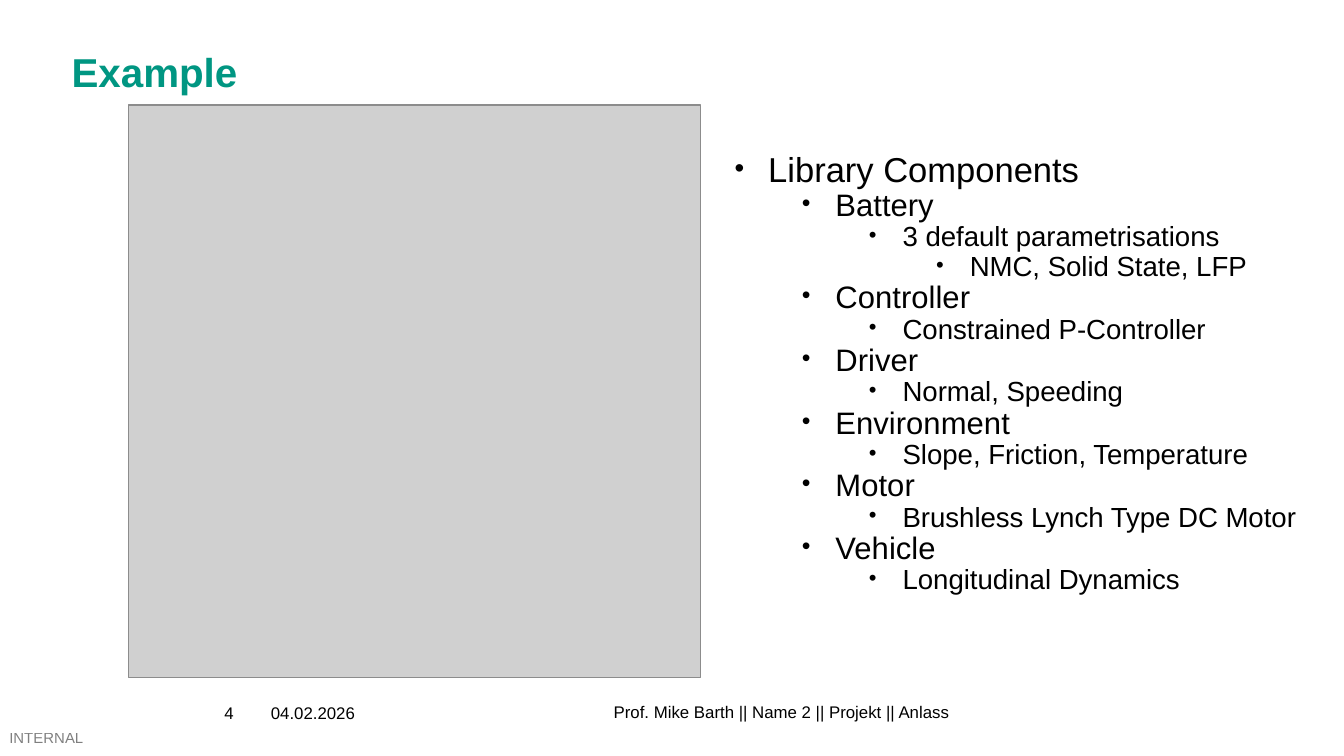
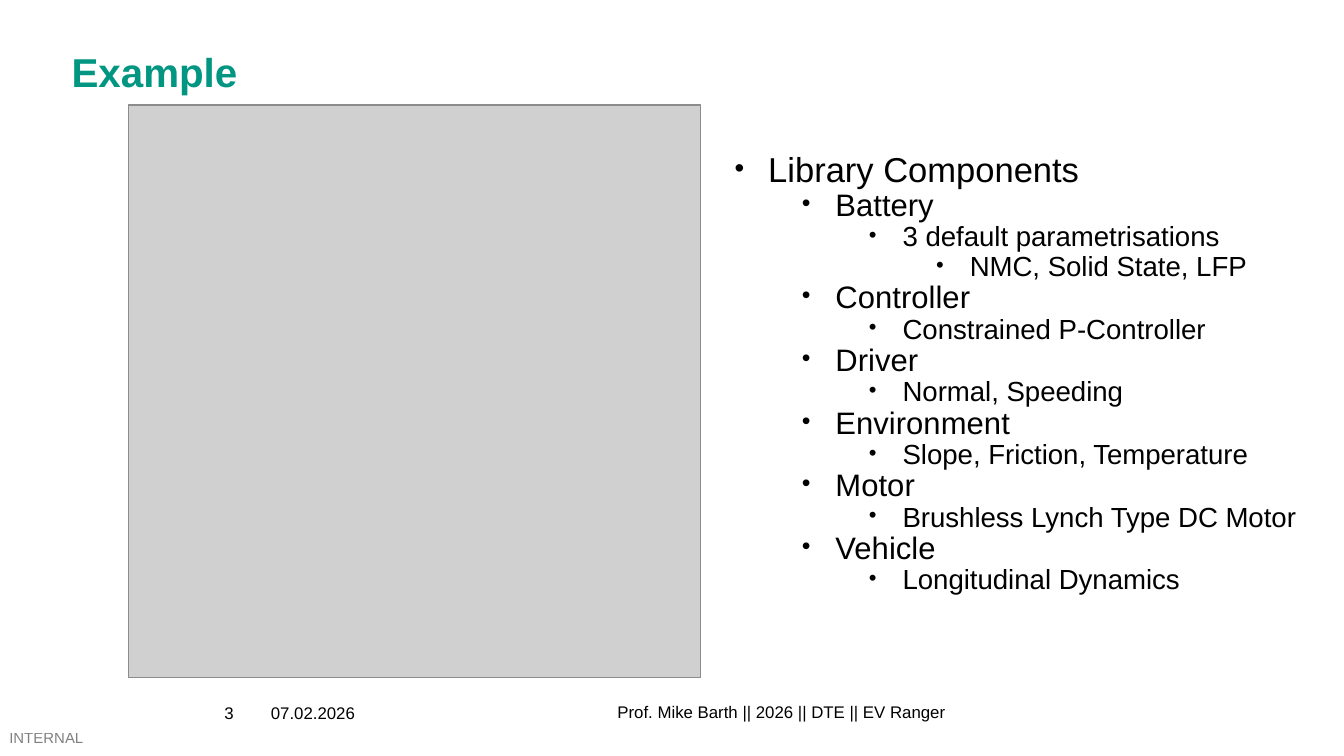
Before and after one commit to Coraku/Digital-Twin, a slide deck: slide 3 of Slides.pptx (slide 4 before the commit). Drawn at 1344x756 pixels with LibreOffice and Linux fonts; fonts in the diff are those of the drawing; grey boxes stand for pictures; background and template pictures are left out. Boxes give left, top, right and bottom in pixels: in the first picture for what was removed or moved away, otherwise in the second. Text is boxed around its words. In the diff, an @@ line names an element or a change of style, - is before the commit and + after.

Commit message:
Updated Slides

```diff
--- a/Slides.pptx
+++ b/Slides.pptx
@@ page number at box(224, 707, 233, 719): text changed @@
-4
+3
@@ text at box(271, 707, 355, 719): text changed @@
-04.02.2026
+07.02.2026
@@ text at box(617, 705, 945, 722): text changed @@
-Prof. Mike Barth || Name 2 || Projekt || Anlass
+Prof. Mike Barth || 2026 || DTE || EV Ranger
```
Also in this commit, not shown: 2 other slides changed, 4 slides removed.
